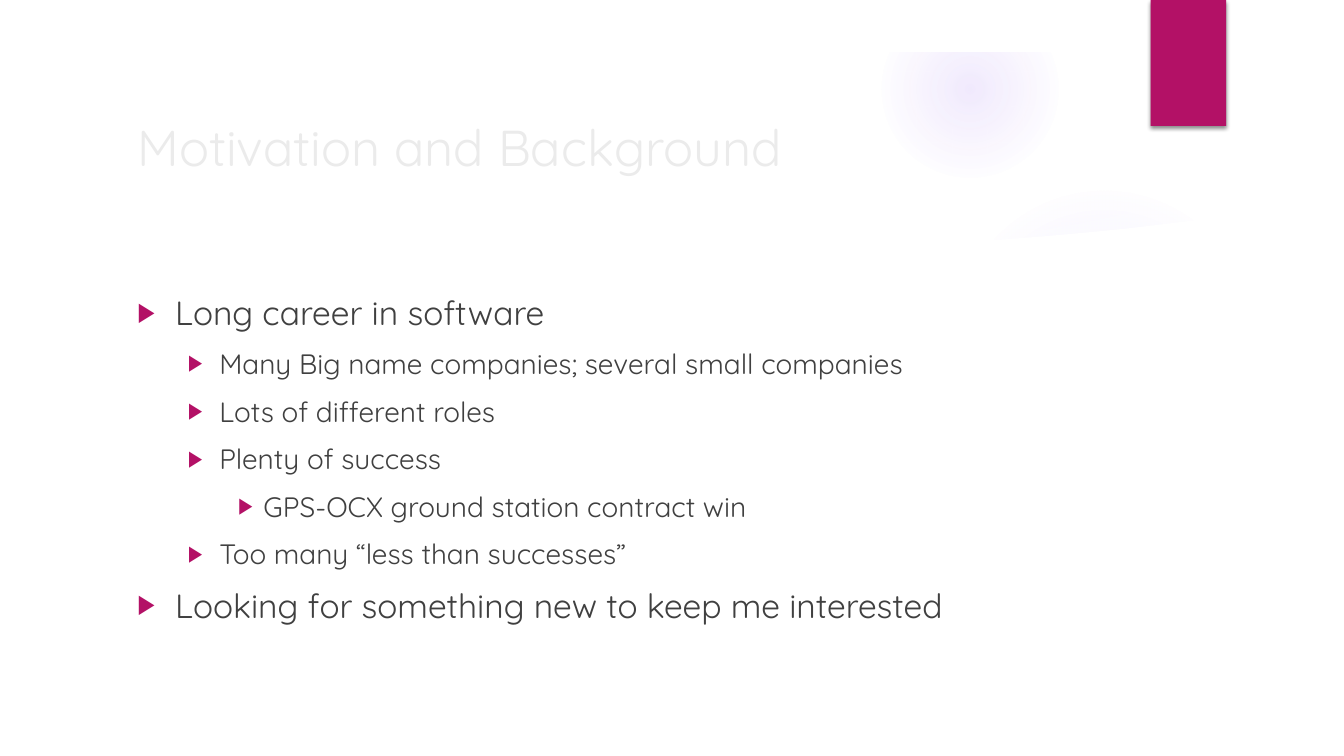
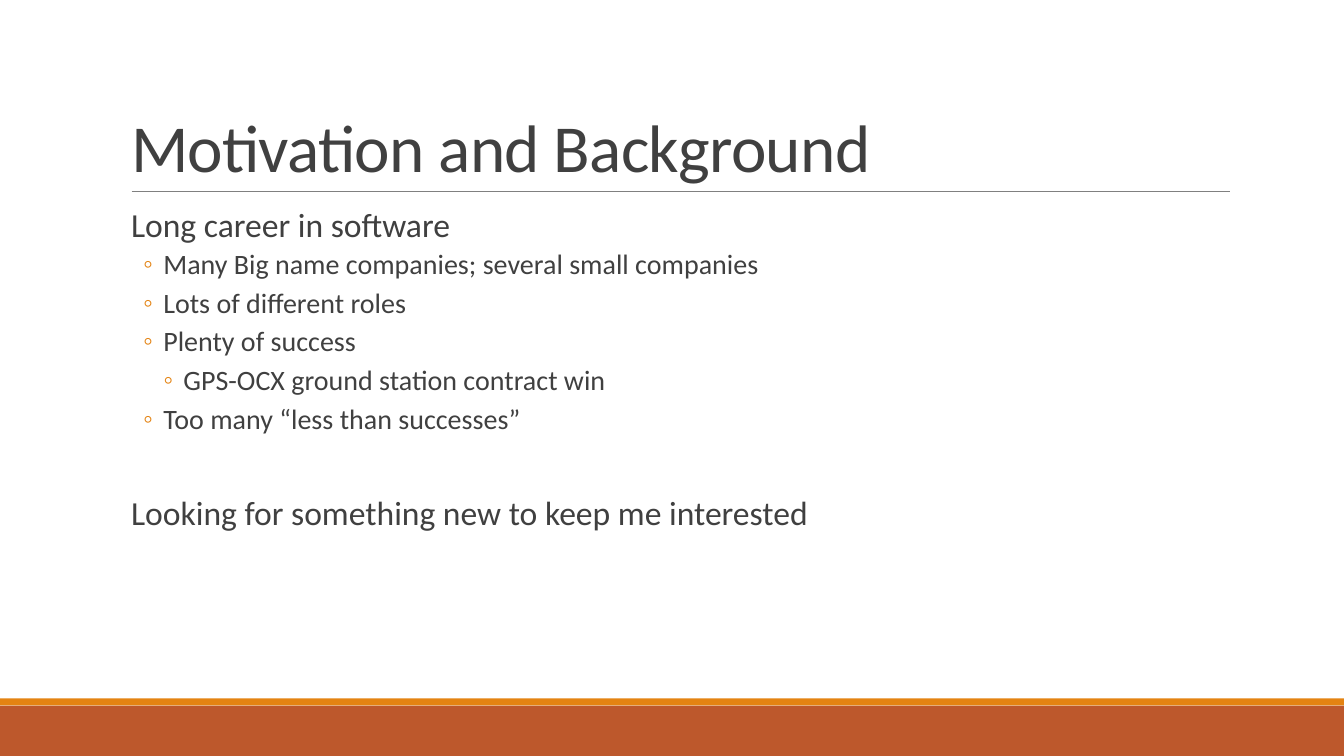
Before and after one commit to GregSimpson/SupportVectorMachine-CancerClassification, a slide deck: slide 3 of docs/gsimpson-CapstonePresentation.pptx (slide 2 before the commit). Drawn at 1344x756 pixels with LibreOffice and Linux fonts; fonts in the diff are those of the drawing; background and template pictures are left out. Boxes give left, top, right and bottom in pixels: in the first picture for what was removed or moved away, otherwise in the second. Text is boxed around its words. In the diff, an @@ line names an element or a change of style, - is before the commit and + after.

Commit message:
new background theme

```diff
--- a/docs/gsimpson-CapstonePresentation.pptx
+++ b/docs/gsimpson-CapstonePresentation.pptx
@@ group removed at (x1=0, y1=0, x2=1344, y2=756): 5 ellipses, 3 freeform shapes @@
@@ rectangle removed at (x1=1150, y1=0, x2=1226, y2=126) @@
@@ title "Motivation and Background" moved from (x1=127, y1=107, x2=1093, y2=185) to (x1=131, y1=125, x2=870, y2=184) @@
@@ title "Motivation and Background" at (x1=131, y1=125, x2=870, y2=184): size 36 to 48 pt, font Quicksand to Calibri, text colour #EBEBEB to #404040, letter spacing 0 to -0.5 pt; line spacing 1 to 0.85; vertical alignment middle to bottom @@
@@ text "Long career in software" moved from (x1=175, y1=300, x2=942, y2=625) to (x1=131, y1=214, x2=808, y2=531) @@
@@ text "Long career in software" at (x1=131, y1=214, x2=808, y2=531): font Quicksand to Calibri; bullet ▶ to  ; line spacing 1 to 0.9; more space between paragraphs; bullet colour #B31166 to #E48312; bullet ▶ to ◦; less space between paragraphs @@
@@ line added from (132, 192) to (1231, 192), #808080 0.5 pt @@
@@ rectangle added at (x1=0, y1=706, x2=1344, y2=756), fill #BD582C @@
@@ rectangle added at (x1=0, y1=699, x2=1344, y2=706), fill #E48312 @@
```
Also in this commit, not shown: 10 other slides changed, 2 slides added, 1 slide removed, 3 other files.
